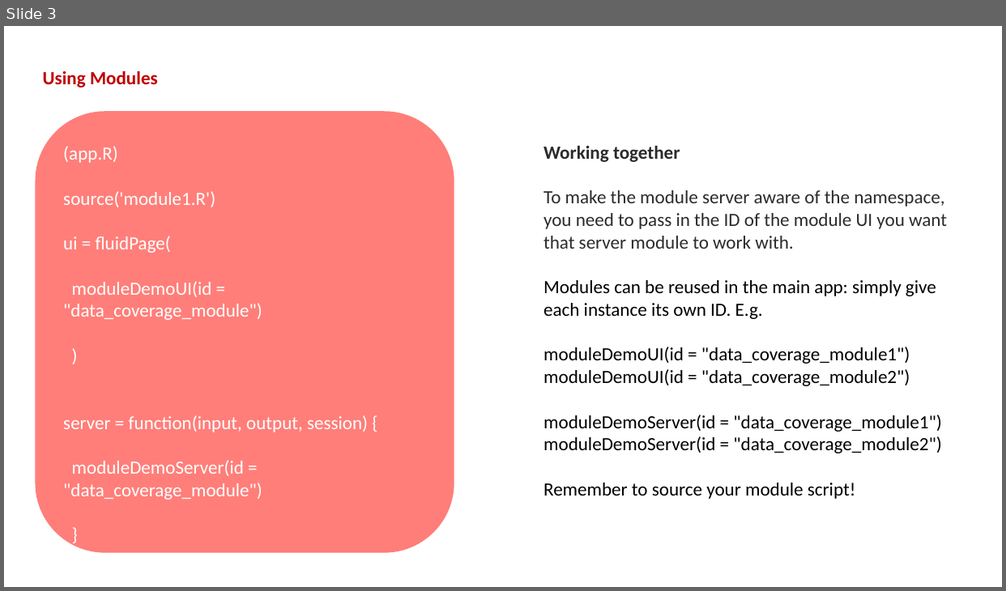
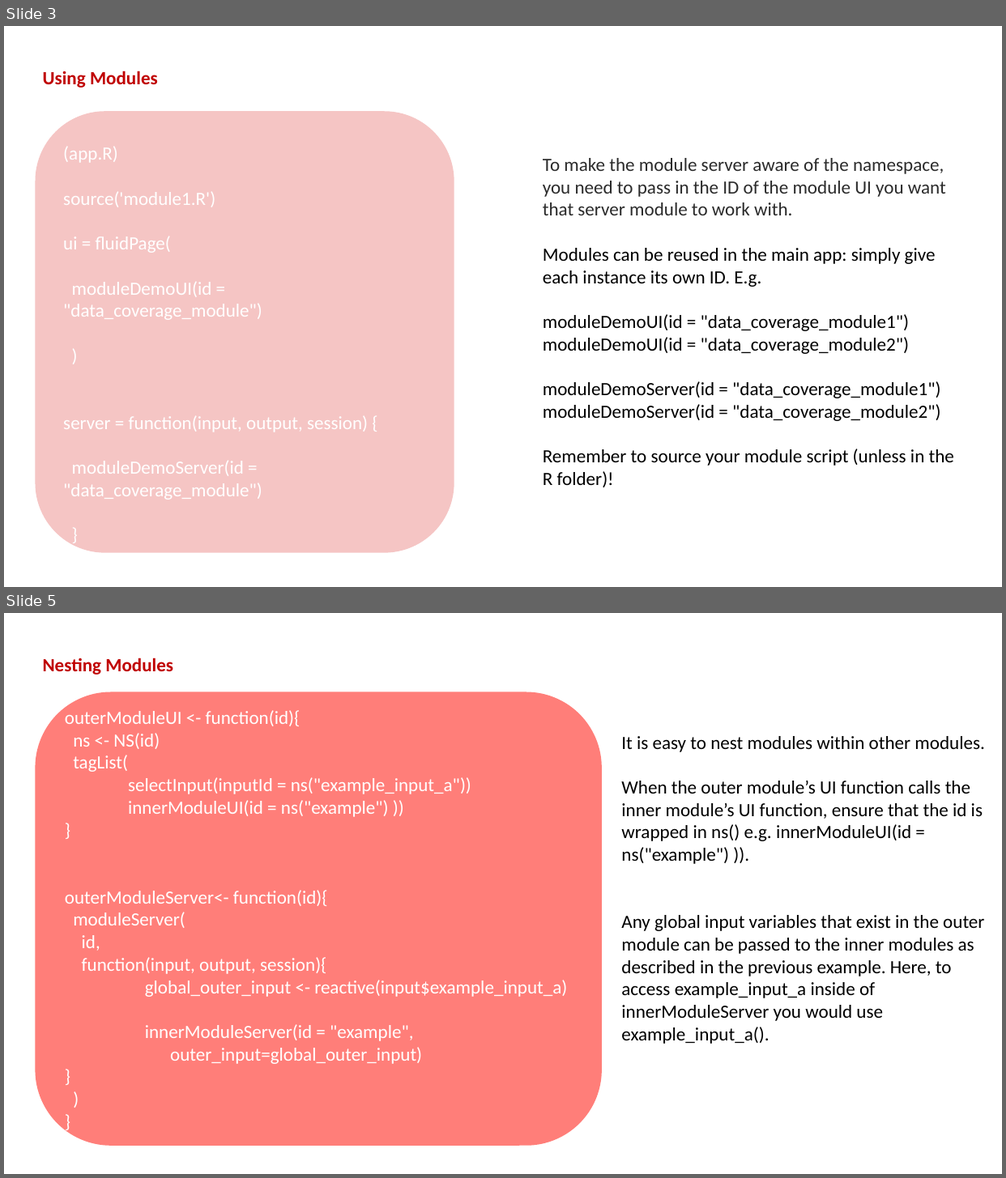
Before and after one commit to BHFDSC/cvd-covid-tre-dashboard, a slide deck: BHF_Dashboards/BHF_DSC_TRE_External_Dashboard/Dev/Modules Example.pptx. Shown one above the other, each under a label of ours: slide 3 before the commit, slides 3 and 5 after it; the slides between them are not shown. The pictures are 1006x591 and 1006x1178 pixels, drawn with LibreOffice and Linux fonts; fonts in the diff are those of the drawing. Boxes give left, top, right and bottom in pixels: in the first picture for what was removed or moved away, otherwise in the second. Text is boxed around its words. In the diff, an @@ line names an element or a change of style, - is before the commit and + after.

```diff
--- a/BHF_Dashboards/BHF_DSC_TRE_External_Dashboard/Dev/Modules Example.pptx
+++ b/BHF_Dashboards/BHF_DSC_TRE_External_Dashboard/Dev/Modules Example.pptx
@@ slide 5 added at [4, 613, 1002, 1174], background #FFFFFF @@
@@ text added at [43, 658, 173, 675], 18 pt, text #C00000, bold @@
+Nesting Modules
@@ rounded rectangle added at [36, 692, 602, 1146], fill #FF7E79, 18 pt, text #FFFFFF @@
+outerModuleUI <- function(id){
+ns <- NS(id)
+tagList(
+selectInput(inputId = ns("example_input_a"))
+innerModuleUI(id = ns("example") ))
+}
+outerModuleServer<- function(id){
+moduleServer(
+id,
+function(input, output, session){
+global_outer_input <- reactive(input$example_input_a)
+innerModuleServer(id = "example",
+outer_input=global_outer_input)
+}
+)
+}
@@ text added at [621, 736, 984, 1044], 18 pt, text #000000 @@
+It is easy to nest modules within other modules.
+When the outer module’s UI function calls the inner module’s UI function, ensure that the id is wrapped in ns() e.g. innerModuleUI(id = ns("example") )).
+Any global input variables that exist in the outer module can be passed to the inner modules as described in the previous example. Here, to access example_input_a inside of innerModuleServer you would use example_input_a().
@@ slide 3 changed as well @@
@@ rounded rectangle at [36, 111, 454, 553]: fill #FF7E79 to #F5C5C4 @@
@@ text "To make the module server ...": place and size @@
-text "To make the module server ..." at [543, 145, 947, 499]
+text "To make the module server ..." at [543, 158, 954, 488]
@@ text at [543, 145, 680, 162]: paragraph removed @@
-Working together
@@ text at [543, 449, 954, 488]: text changed @@
-Remember to source your module script!
+Remember to source your module script (unless in the R folder)!
```
Also in this commit, not shown: 4 other slides changed, 49 other files.
